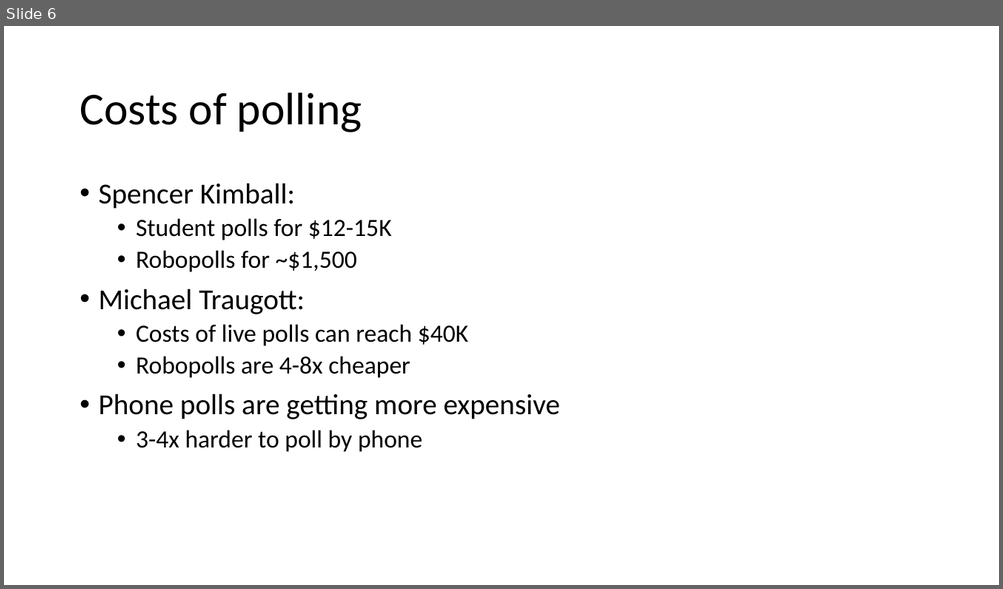
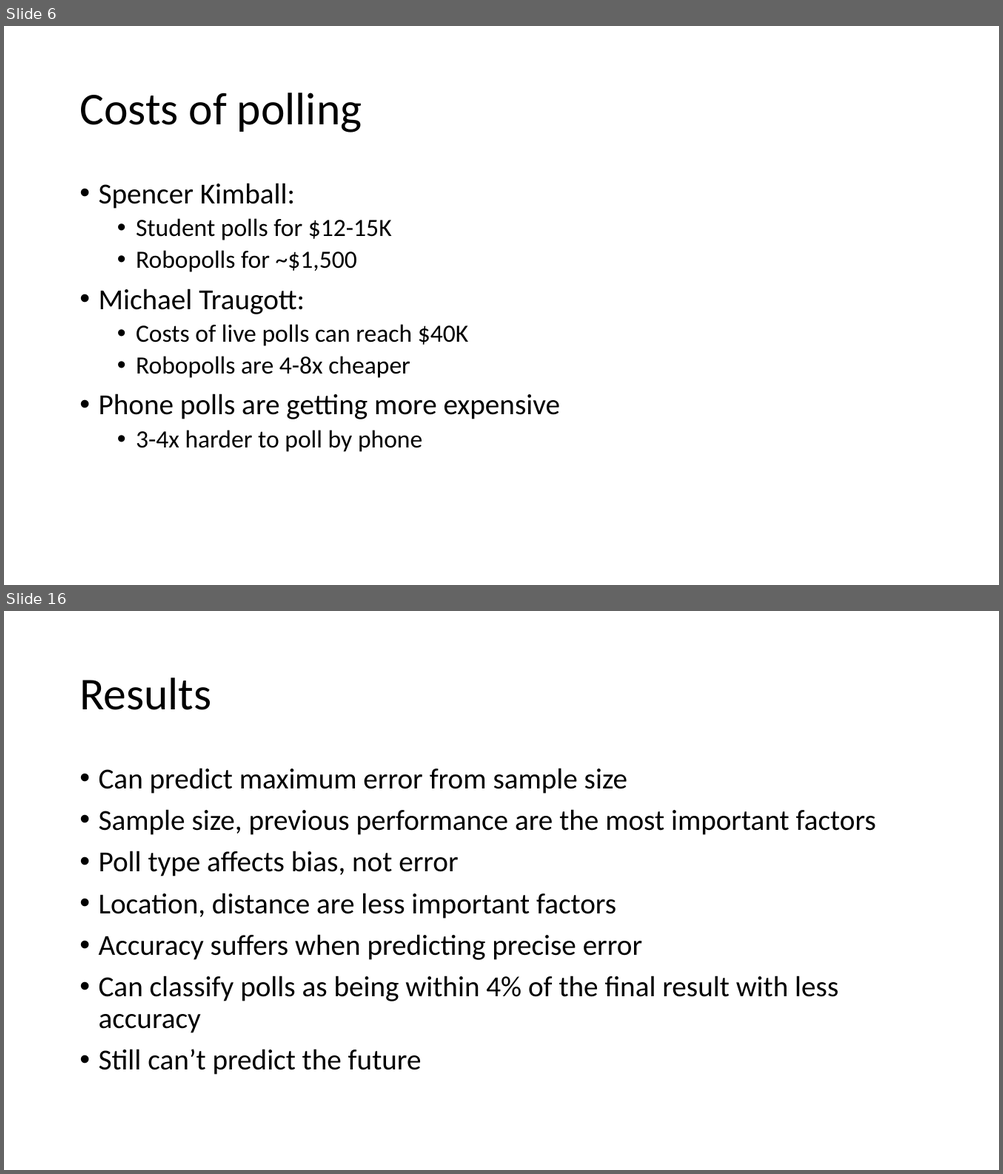
Before and after one commit to Hedgehog612/Capstone_Project_1, a slide deck: data_storytelling.pptx. Shown one above the other, each under a label of ours: slide 6 before the commit, slides 6 and 16 after it; the slides between them are not shown. The pictures are 1003x589 and 1003x1174 pixels, drawn with LibreOffice and Linux fonts; fonts in the diff are those of the drawing. Boxes give left, top, right and bottom in pixels: in the first picture for what was removed or moved away, otherwise in the second. Text is boxed around its words. In the diff, an @@ line names an element or a change of style, - is before the commit and + after.

```diff
--- a/data_storytelling.pptx
+++ b/data_storytelling.pptx
@@ slide 16 added at (4, 611, 999, 1170), background #FFFFFF @@
@@ title added at (79, 678, 211, 710), 44 pt, text #000000 @@
+Results
@@ text added at (99, 768, 876, 1075), 28 pt, text #000000 @@
+• Can predict maximum error from sample size
+• Sample size, previous performance are the most important factors
+• Poll type affects bias, not error
+• Location, distance are less important factors
+• Accuracy suffers when predicting precise error
+• Can classify polls as being within 4% of the final result with less accuracy
+• Still can’t predict the future
```
Also in this commit, not shown: 3 slides changed, 7 other slides added, 9 slides removed.
